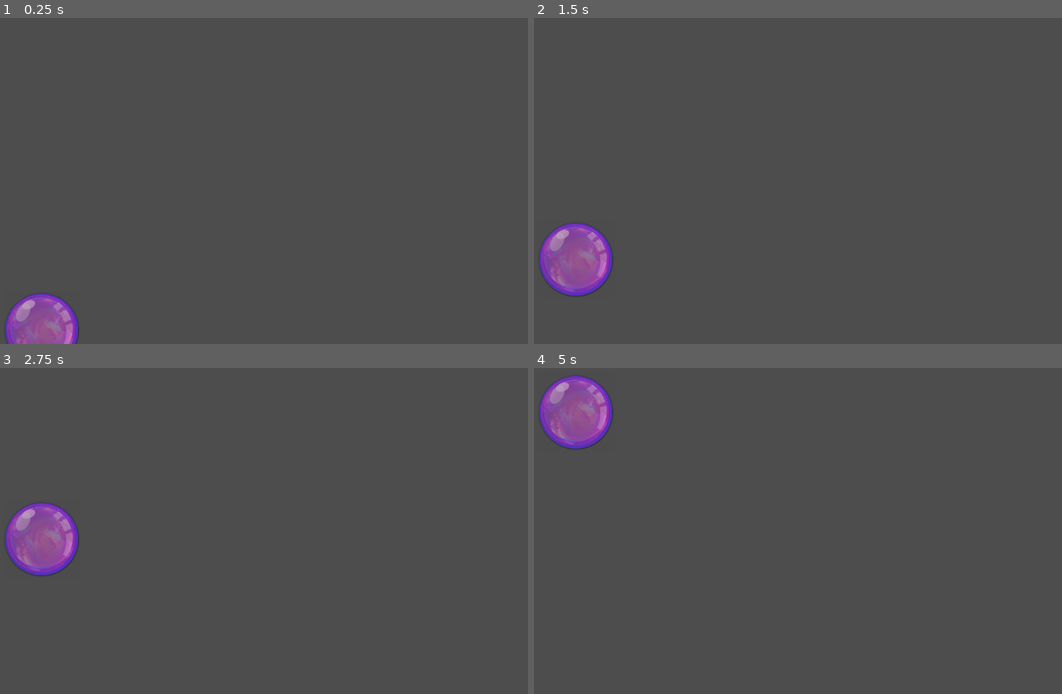
Above: before the commit, frames 1-4 (two rows, left to right).
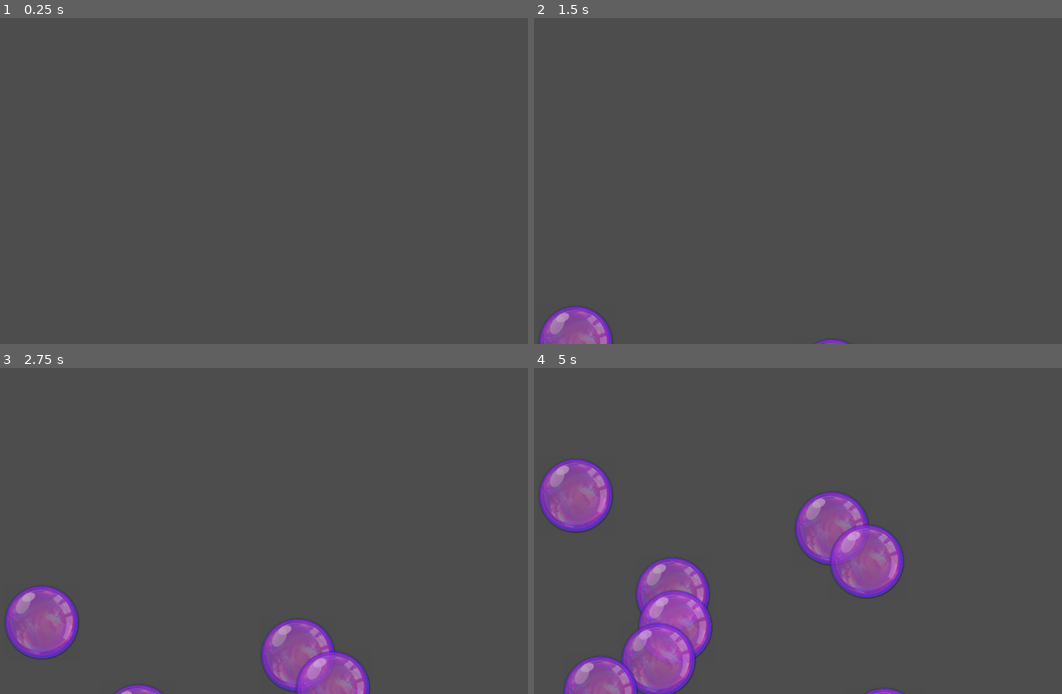
Above: after the commit, the same moments.

Repository: unblinky/bubble-pop
Game: Godot game, scene res://Main/Main.tscn
The game is run twice, just before and just after one commit, with the same random seed, the same clock (stepped at 60 frames per second) and the same inputs.
Inputs (mouse positions are in pixels of both pictures, inside the frame that each line leads up to):
- Up to frame 1 (0.25 s): no input
- Up to frame 2 (1.5 s): move the mouse to (898, 164) at 0.52 s; click (898, 164) at 0.67 s; move the mouse to (655, 197) at 1.27 s; click (655, 197) at 1.42 s
- Up to frame 3 (2.75 s): move the mouse to (295, 459) at 2.02 s; click (295, 459) at 2.17 s
- Up to frame 4 (5 s): move the mouse to (739, 596) at 2.77 s; click (739, 596) at 2.92 s; move the mouse to (945, 579) at 3.52 s; click (945, 579) at 3.67 s; move the mouse to (597, 482) at 4.27 s; click (597, 482) at 4.42 s

The runs differ from the first frame. In frame 1, 1.8% of the frame differs, in the area x 0-15%, y 84-100%; in frame 2, 3.8%; in frame 3, 8.4%; in frame 4, 16%, in the area x 0-70%, y 2-100%.

Commit message:
Added SFX. Fixed memory leak.

Diff:
--- a/Code/Bubble/Bubble.gd
+++ b/Code/Bubble/Bubble.gd
@@ -1,12 +1,26 @@
-extends Node2D
+extends Area2D
 class_name Bubble
 
+var main: Main
 var speed: float = -112 # px / sec.
 
-
 func _ready() -> void:
-	pass # Replace with function body.
-
+	input_event.connect(on_clicked)
 
 func _process(delta: float) -> void:
 	position.y += speed * delta
+	if position.y < -100:
+		queue_free()
+
+func on_clicked(_viewport, event, _shape):
+	if event is InputEventMouseButton:
+		print("A button was clicked.")
+		if event.button_index == MOUSE_BUTTON_LEFT:
+			print("It's the Left Button!")
+			if event.pressed:
+				print("Mouse down.")
+				main.sfx.play()
+				main.sfx.pitch_scale = randf_range(0.8, 1.2)
+				queue_free()
+			else:
+				print("Mouse up.")
--- a/Code/Bubble/Bubble.tscn
+++ b/Code/Bubble/Bubble.tscn
@@ -1,11 +1,17 @@
-[gd_scene load_steps=3 format=3 uid="uid://c6ifhgiyqqbl2"]
+[gd_scene format=3 uid="uid://c6ifhgiyqqbl2"]
 
 [ext_resource type="Script" uid="uid://ktismkhielvq" path="res://Bubble/Bubble.gd" id="1_iauun"]
 [ext_resource type="Texture2D" uid="uid://brsy70u843wyn" path="res://Textures/bubble.png" id="1_sc4i0"]
 
-[node name="Bubble" type="Node2D"]
+[sub_resource type="CircleShape2D" id="CircleShape2D_iauun"]
+radius = 73.34848
+
+[node name="Bubble" type="Area2D" unique_id=823665425]
 script = ExtResource("1_iauun")
 
-[node name="Sprite2D" type="Sprite2D" parent="."]
+[node name="CollisionShape2D" type="CollisionShape2D" parent="." unique_id=1064034281]
+shape = SubResource("CircleShape2D_iauun")
+
+[node name="Sprite2D" type="Sprite2D" parent="." unique_id=1591317006]
 scale = Vector2(0.30078122, 0.30078125)
 texture = ExtResource("1_sc4i0")
--- a/Code/Main/Main.gd
+++ b/Code/Main/Main.gd
@@ -2,11 +2,17 @@
 class_name Main
 
 const BUBBLE = preload("res://Bubble/Bubble.tscn")
+@onready var timer: Timer = $Timer
+@onready var sfx: AudioStreamPlayer2D = $Sfx
 
 func _ready() -> void:
-	spawn_bubble()
+	timer.timeout.connect(on_timed_out)
 
 func spawn_bubble():
 	var bubble: Bubble = BUBBLE.instantiate()
-	bubble.position = Vector2(randi_range(0, get_viewport().size.x), get_viewport().size.y)
+	bubble.position = Vector2(randi_range(0, get_viewport().size.x), get_viewport().size.y + 100)
+	bubble.main = self
 	add_child(bubble)
+
+func on_timed_out():
+	spawn_bubble()
--- a/Code/Main/Main.tscn
+++ b/Code/Main/Main.tscn
@@ -1,6 +1,14 @@
-[gd_scene load_steps=2 format=3 uid="uid://cd5nxssueqosr"]
+[gd_scene format=3 uid="uid://cd5nxssueqosr"]
 
 [ext_resource type="Script" uid="uid://dsvtwfd3gubw8" path="res://Main/Main.gd" id="1_lxy7q"]
+[ext_resource type="AudioStream" uid="uid://balcbhw5gj1bf" path="res://Sfx/pop_03.wav" id="2_83ytx"]
 
-[node name="Main" type="Node"]
+[node name="Main" type="Node" unique_id=382151424]
 script = ExtResource("1_lxy7q")
+
+[node name="Timer" type="Timer" parent="." unique_id=594423522]
+wait_time = 0.581
+autostart = true
+
+[node name="Sfx" type="AudioStreamPlayer2D" parent="." unique_id=1347200511]
+stream = ExtResource("2_83ytx")
--- a/Code/project.godot
+++ b/Code/project.godot
@@ -8,11 +8,15 @@
 
 config_version=5
 
+[animation]
+
+compatibility/default_parent_skeleton_in_mesh_instance_3d=true
+
 [application]
 
 config/name="Bubble Pop"
 run/main_scene="res://Main/Main.tscn"
-config/features=PackedStringArray("4.5")
+config/features=PackedStringArray("4.6")
 config/icon="res://Textures/icon.png"
 
 [physics]
